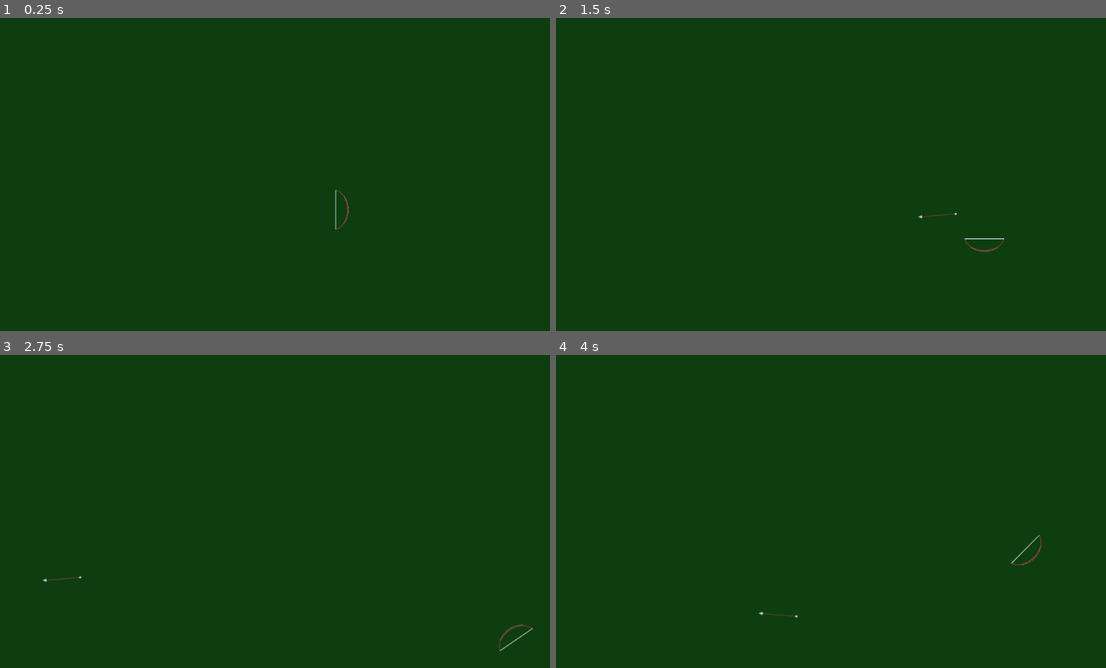
Above: before the commit, frames 1-4 (two rows, left to right).
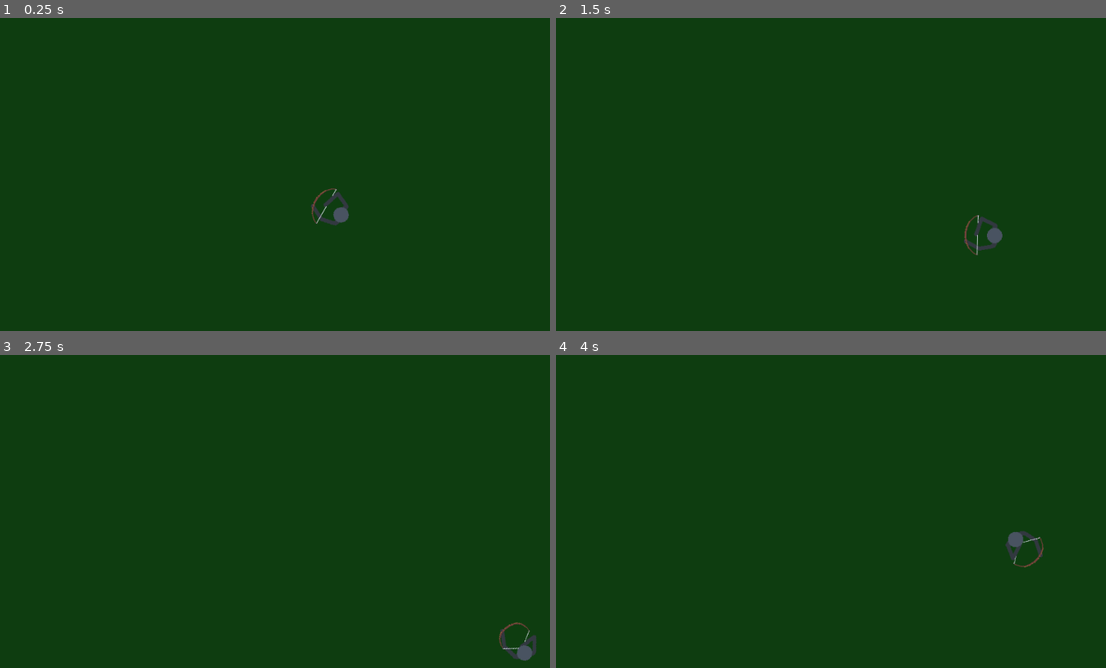
Above: after the commit, the same moments.

Repository: MichaelReel/Top-Down-Controls
Game: Godot game, scene res://Scene2D.tscn
Two runs of this game, one before a commit and one after it. Both use one fixed random seed, a clock stepped at 60 frames per second and the inputs below.
Inputs (mouse positions are in pixels of both pictures, inside the frame that each line leads up to):
- Up to frame 1 (0.25 s): no input
- Up to frame 2 (1.5 s): tap Enter at 0.5 s; move the mouse to (1029, 190) at 0.52 s; press the mouse at (1029, 190) at 0.53 s; hold Right (ui_right) 0.53-1.28 s; move the mouse to (754, 227) at 1.27 s; release the mouse at (754, 227) at 1.28 s; hold Down (ui_down) from 1.28 s (still down); right-click (754, 227) at 1.35 s
- Up to frame 3 (2.75 s): move the mouse to (396, 461) at 2.02 s; release Down (ui_down) at 2.03 s; press the mouse at (396, 461) at 2.03 s; hold Right (ui_right) from 2.03 s (still down)
- Up to frame 4 (4 s): move the mouse to (853, 624) at 2.77 s; release Right (ui_right) at 2.78 s; release the mouse at (853, 624) at 2.78 s; hold Up (ui_up) 2.78-3.53 s; right-click (853, 624) at 2.85 s; move the mouse to (1084, 605) at 3.52 s; press the mouse at (1084, 605) at 3.53 s; hold Left (ui_left) from 3.53 s (still down)

The runs differ from the first frame. In frame 1, 0.4% of the frame differs, in the area x 56-64%, y 54-68%; in frame 2, 0.4%, in the area x 65-82%, y 62-76%; in frame 3, 0.4%; in frame 4, 0.4%.

Commit message:
Moved some stuff, updated animation.

Diff:
--- a/PlayerControlledCharacter.tscn
+++ /dev/null
@@ -1,11 +0,0 @@
-[gd_scene load_steps=3 format=2]
-
-[ext_resource path="res://PlayerControlledCharacter.gd" type="Script" id=1]
-
-[sub_resource type="CapsuleShape2D" id=1]
-
-[node name="PlayerControlledCharacter" type="KinematicBody2D"]
-script = ExtResource( 1 )
-
-[node name="CollisionShape2D" type="CollisionShape2D" parent="."]
-shape = SubResource( 1 )
--- a/Scene2D.tscn
+++ b/Scene2D.tscn
@@ -1,8 +1,7 @@
-[gd_scene load_steps=6 format=2]
+[gd_scene load_steps=5 format=2]
 
-[ext_resource path="res://PlayerControlledCharacter.tscn" type="PackedScene" id=1]
-[ext_resource path="res://bow.png" type="Texture" id=2]
-[ext_resource path="res://Arrow.tscn" type="PackedScene" id=3]
+[ext_resource path="res://archer/PlayerControlledCharacter.tscn" type="PackedScene" id=1]
+[ext_resource path="res://archer/Arrow.tscn" type="PackedScene" id=3]
 
 [sub_resource type="RectangleShape2D" id=1]
 extents = Vector2( 512, 10 )
@@ -23,9 +22,6 @@
 [node name="PlayerControlledCharacter" parent="." instance=ExtResource( 1 )]
 position = Vector2( 518, 300 )
 Arrow = ExtResource( 3 )
-
-[node name="Sprite" type="Sprite" parent="PlayerControlledCharacter"]
-texture = ExtResource( 2 )
 
 [node name="BoundaryColliders" type="Node2D" parent="."]
 
--- a/Arrow.gd
+++ b/archer/Arrow.gd
@@ -1,6 +1,12 @@
 extends Area2D
 
 const SPEED = 400
+const LIFE_TIME = 3.0
+var life := LIFE_TIME
 
 func _physics_process(delta):
 	position += transform.x * SPEED * delta
+
+	life -= delta
+	if life < 0.0:
+		self.queue_free()
--- a/Arrow.tscn
+++ b/archer/Arrow.tscn
@@ -1,7 +1,7 @@
 [gd_scene load_steps=4 format=2]
 
-[ext_resource path="res://arrow.png" type="Texture" id=1]
-[ext_resource path="res://Arrow.gd" type="Script" id=2]
+[ext_resource path="res://archer/arrow.png" type="Texture" id=1]
+[ext_resource path="res://archer/Arrow.gd" type="Script" id=2]
 
 [sub_resource type="LineShape2D" id=1]
 normal = Vector2( 0, 0.32 )
--- a/PlayerControlledCharacter.gd
+++ b/archer/PlayerControlledCharacter.gd
@@ -3,8 +3,15 @@
 export (PackedScene) var Arrow
 
 const SPEED = 200
-onready var sprite := $Sprite
+onready var sprite := $AnimatedSprite
+onready var anim := $AnimatedSprite/AnimationPlayer
+
+var bow_draw := false
 var bow_taut := false
+var bow_loosed := false
+
+func _ready():
+	anim.connect("animation_finished", self, "_anim_done")
 
 func _physics_process(delta : float):
 	var mouse = get_global_mouse_position();
@@ -12,16 +19,29 @@
 	var clicks = _get_input_clicks()
 
 	move_and_slide(dir)
+	sprite.look_at(mouse)
 
 	# Rotate the sprite (but not the collision shape)
 	if clicks["a"]:
-		sprite.look_at(mouse)
+		if bow_draw == false and bow_taut == false:
+			bow_draw = true
+			anim.play("draw")
+	elif bow_draw:
+		anim.play("look")
+		bow_draw = false
+	elif bow_taut:
+		_fire_arrow()
+		anim.play("loose")
+		bow_taut = false
+		bow_loosed = true
+
+func _anim_done(anim_name : String):
+	print("Animation done " + str(bow_draw) + ", " + str(bow_taut))
+	if anim_name == "draw":
 		bow_taut = true
-	else:
-		if bow_taut:
-			_fire_arrow()
-			bow_taut = false
-		sprite.look_at(position + dir)
+		bow_draw = false
+	elif anim_name == "loose":
+		bow_loosed = false
 
 func _get_input_dir() -> Vector2:
 	var dir := Vector2()
--- /dev/null
+++ b/archer/PlayerControlledCharacter.tscn
@@ -0,0 +1,78 @@
+[gd_scene load_steps=12 format=2]
+
+[ext_resource path="res://archer/PlayerControlledCharacter.gd" type="Script" id=1]
+[ext_resource path="res://archer/archer_03.png" type="Texture" id=2]
+[ext_resource path="res://archer/archer_02.png" type="Texture" id=3]
+[ext_resource path="res://archer/archer_04.png" type="Texture" id=4]
+[ext_resource path="res://archer/archer_05.png" type="Texture" id=5]
+[ext_resource path="res://archer/archer_01.png" type="Texture" id=6]
+
+[sub_resource type="CapsuleShape2D" id=1]
+
+[sub_resource type="SpriteFrames" id=2]
+animations = [ {
+"frames": [ ExtResource( 6 ), ExtResource( 3 ), ExtResource( 2 ), ExtResource( 4 ), ExtResource( 5 ) ],
+"loop": true,
+"name": "default",
+"speed": 5.0
+} ]
+
+[sub_resource type="Animation" id=3]
+resource_name = "draw"
+tracks/0/type = "value"
+tracks/0/path = NodePath(".:frame")
+tracks/0/interp = 1
+tracks/0/loop_wrap = true
+tracks/0/imported = false
+tracks/0/enabled = true
+tracks/0/keys = {
+"times": PoolRealArray( 0, 0.3, 0.6 ),
+"transitions": PoolRealArray( 1, 1, 1 ),
+"update": 1,
+"values": [ 1, 2, 3 ]
+}
+
+[sub_resource type="Animation" id=4]
+resource_name = "look"
+length = 0.001
+tracks/0/type = "value"
+tracks/0/path = NodePath(".:frame")
+tracks/0/interp = 1
+tracks/0/loop_wrap = true
+tracks/0/imported = false
+tracks/0/enabled = true
+tracks/0/keys = {
+"times": PoolRealArray( 0 ),
+"transitions": PoolRealArray( 1 ),
+"update": 1,
+"values": [ 0 ]
+}
+
+[sub_resource type="Animation" id=5]
+resource_name = "loose"
+tracks/0/type = "value"
+tracks/0/path = NodePath(".:frame")
+tracks/0/interp = 1
+tracks/0/loop_wrap = true
+tracks/0/imported = false
+tracks/0/enabled = true
+tracks/0/keys = {
+"times": PoolRealArray( 0, 1 ),
+"transitions": PoolRealArray( 1, 1 ),
+"update": 1,
+"values": [ 4, 0 ]
+}
+
+[node name="PlayerControlledCharacter" type="KinematicBody2D"]
+script = ExtResource( 1 )
+
+[node name="CollisionShape2D" type="CollisionShape2D" parent="."]
+shape = SubResource( 1 )
+
+[node name="AnimatedSprite" type="AnimatedSprite" parent="."]
+frames = SubResource( 2 )
+
+[node name="AnimationPlayer" type="AnimationPlayer" parent="AnimatedSprite"]
+anims/draw = SubResource( 3 )
+anims/look = SubResource( 4 )
+anims/loose = SubResource( 5 )
--- /dev/null
+++ b/archer/default_env.tres
@@ -0,0 +1,7 @@
+[gd_resource type="Environment" load_steps=2 format=2]
+
+[sub_resource type="ProceduralSky" id=1]
+
+[resource]
+background_mode = 2
+background_sky = SubResource( 1 )
--- a/project.godot
+++ b/project.godot
@@ -62,4 +62,4 @@
 
 [rendering]
 
-environment/default_environment="res://default_env.tres"
+environment/default_environment="res://archer/default_env.tres"
Binary file added: archer/archer_01.png
Binary file added: archer/archer_02.png
Binary file added: archer/archer_03.png
Binary file added: archer/archer_04.png
Binary file added: archer/archer_05.png
Renamed: arrow.png -> archer/arrow.png
Renamed: bow.png -> archer/bow.png
Binary file added: aseprite/archer.aseprite
Renamed: arrow.aseprite -> aseprite/arrow.aseprite
Renamed: bow.aseprite -> aseprite/bow.aseprite
Renamed: bow_loose.aseprite -> aseprite/bow_loose.aseprite
